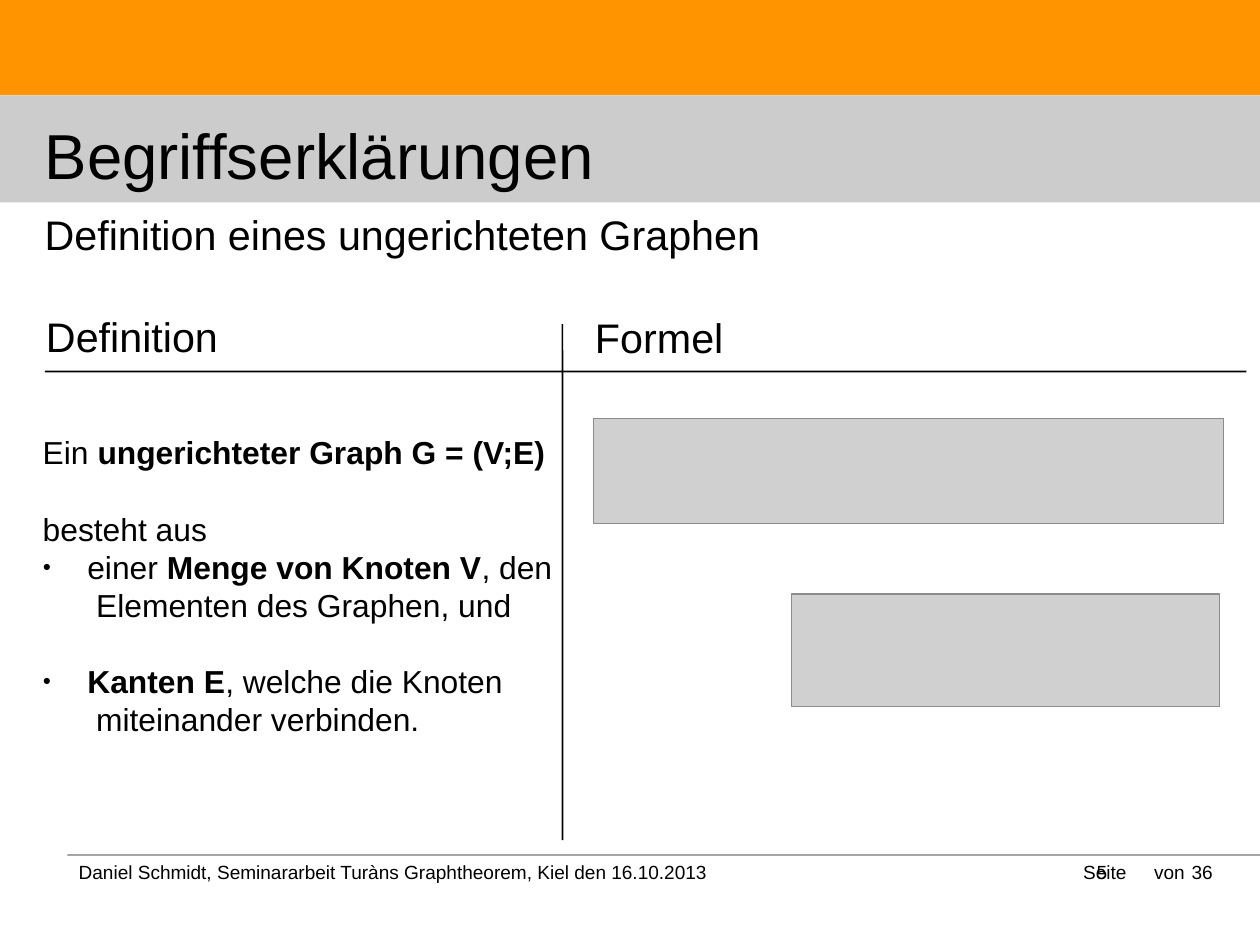
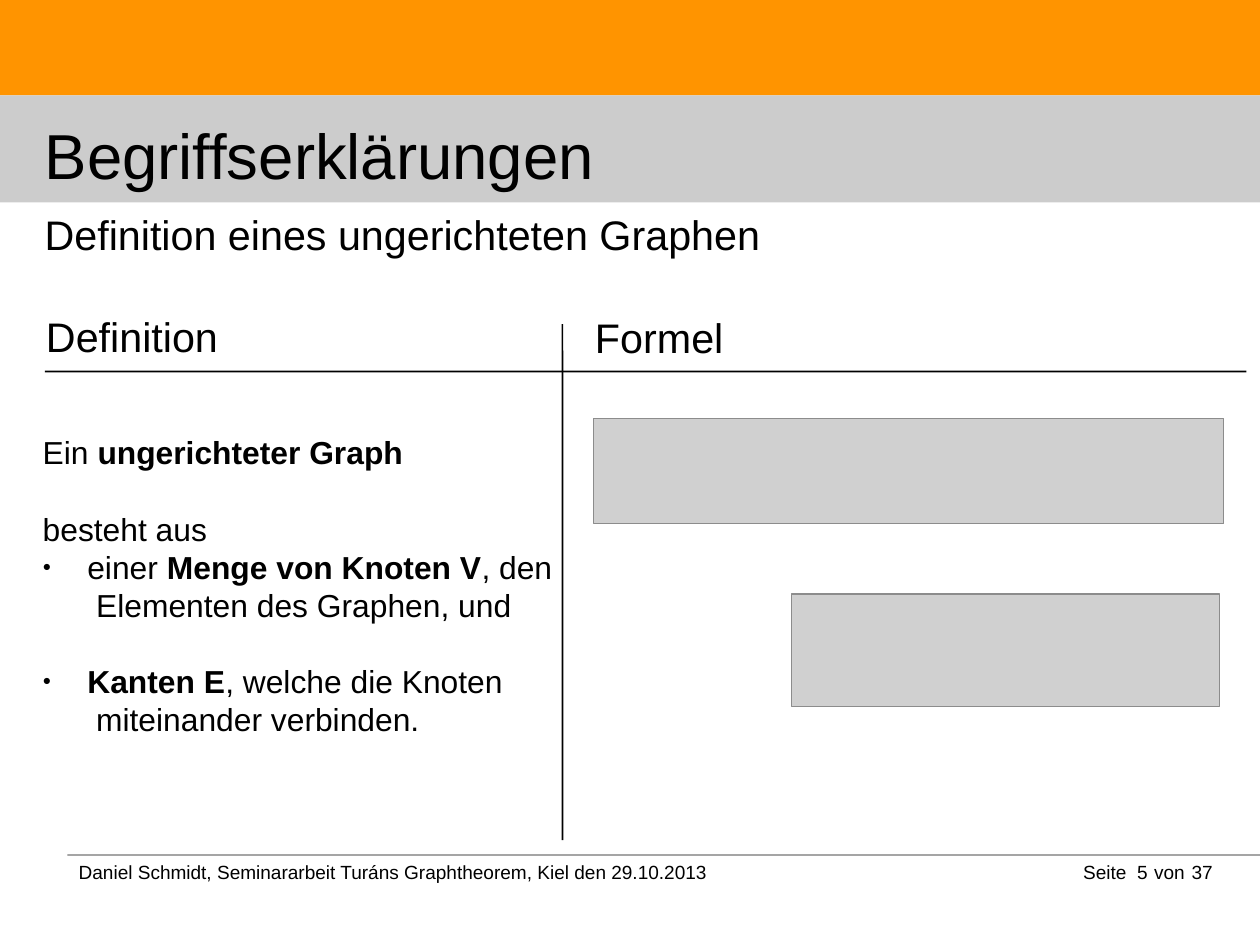
Before and after one commit to DanielMSchmidt/kombinatorik, a slide deck: slide 5 of Kombinatorik.odp. Drawn at 1260x945 pixels with LibreOffice and Linux fonts; fonts in the diff are those of the drawing; grey boxes stand for pictures. Boxes give left, top, right and bottom in pixels: in the first picture for what was removed or moved away, otherwise in the second. Text is boxed around its words. In the diff, an @@ line names an element or a change of style, - is before the commit and + after.

```diff
--- a/Kombinatorik.odp
+++ b/Kombinatorik.odp
@@ text at bbox=[43, 441, 403, 470]: text changed @@
-Ein ungerichteter Graph G = (V;E)
+Ein ungerichteter Graph
@@ text removed at bbox=[79, 865, 706, 883] @@
-Daniel Schmidt, Seminararbeit Turàns Graphtheorem, Kiel den 16.10.2013
@@ text added at bbox=[79, 865, 706, 883], 12 pt, text #000000 @@
+Daniel Schmidt, Seminararbeit Turáns Graphtheorem, Kiel den 29.10.2013
@@ page number rewrapped from bbox=[1097, 865, 1108, 884] to bbox=[1137, 866, 1148, 880] @@
@@ text at bbox=[1192, 865, 1213, 879]: text changed @@
-36
+37
```
Also in this commit, not shown: 33 other slides changed, 3 slides added, 2 slides removed.
